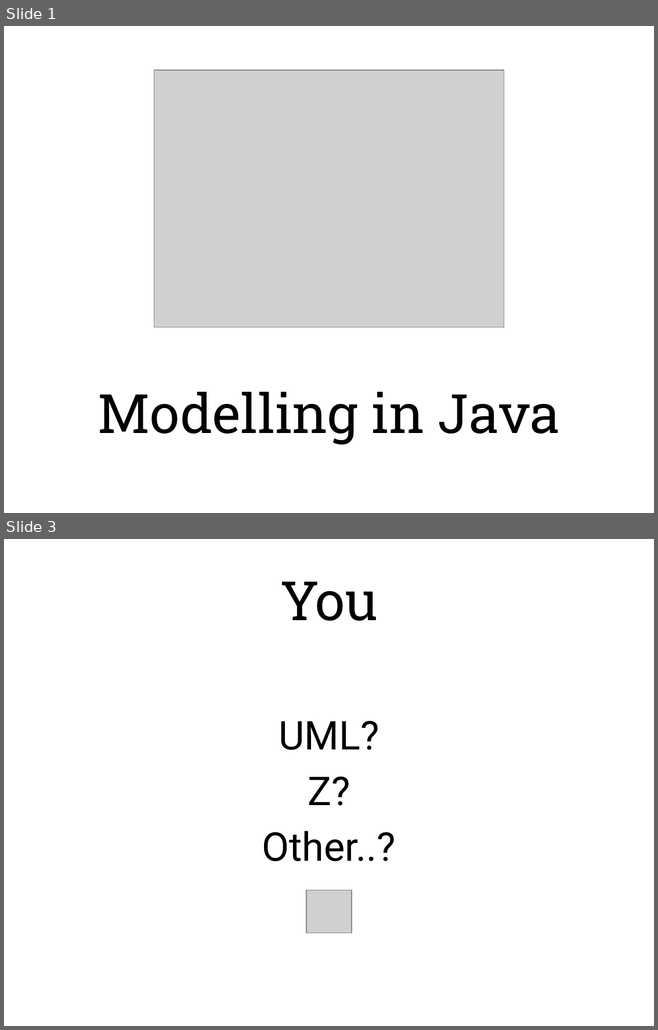
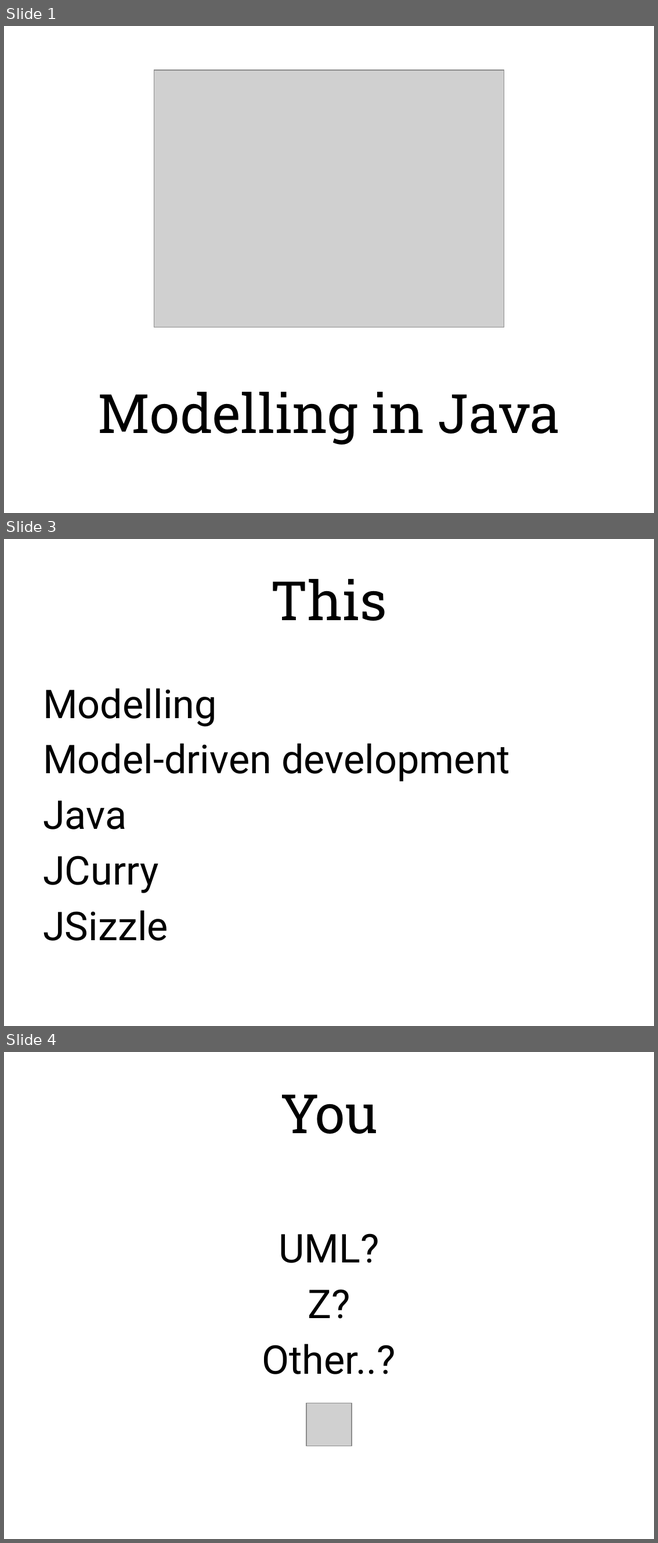
Before and after one commit to paul-sadler-ext/javasizzle, a slide deck: JSizzle-Demo/doc/Modelling in Java.pptx. Shown one above the other, each under a label of ours: slides 1 and 3 before the commit, slides 1, 3 and 4 after it; the slides between them are not shown. The pictures are 658x1030 and 658x1543 pixels, drawn with LibreOffice and Linux fonts; fonts in the diff are those of the drawing; grey boxes stand for pictures. Boxes give left, top, right and bottom in pixels: in the first picture for what was removed or moved away, otherwise in the second. Text is boxed around its words. In the diff, an @@ line names an element or a change of style, - is before the commit and + after.

```diff
--- a/JSizzle-Demo/doc/Modelling in Java.pptx
+++ b/JSizzle-Demo/doc/Modelling in Java.pptx
@@ slide 3 added at (x1=4, y1=539, x2=654, y2=1026), background #FFFFFF @@
@@ title added at (x1=271, y1=579, x2=387, y2=621), 60 pt, text #000000 @@
+This
@@ text added at (x1=43, y1=688, x2=510, y2=941), 44 pt, text #000000 @@
+Modelling
+Model-driven development
+Java
+JCurry
+JSizzle
@@ what was slide 3 is now slide 4 @@
```
Also in this commit, not shown: 2 slides changed, 5 other slides added, 1 slide removed, 14 other files.
